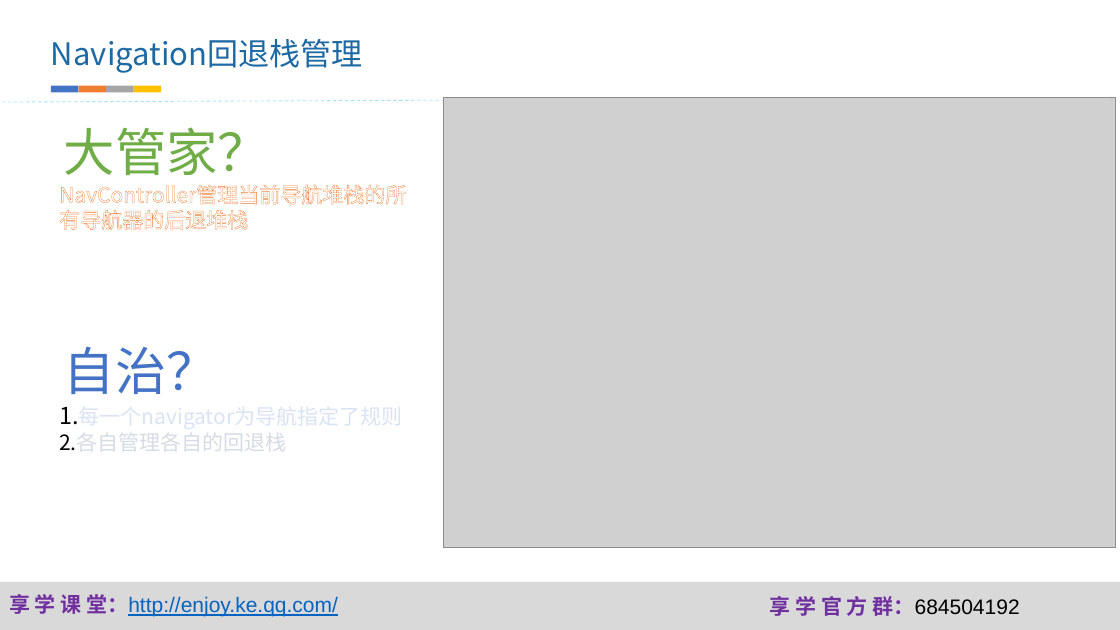
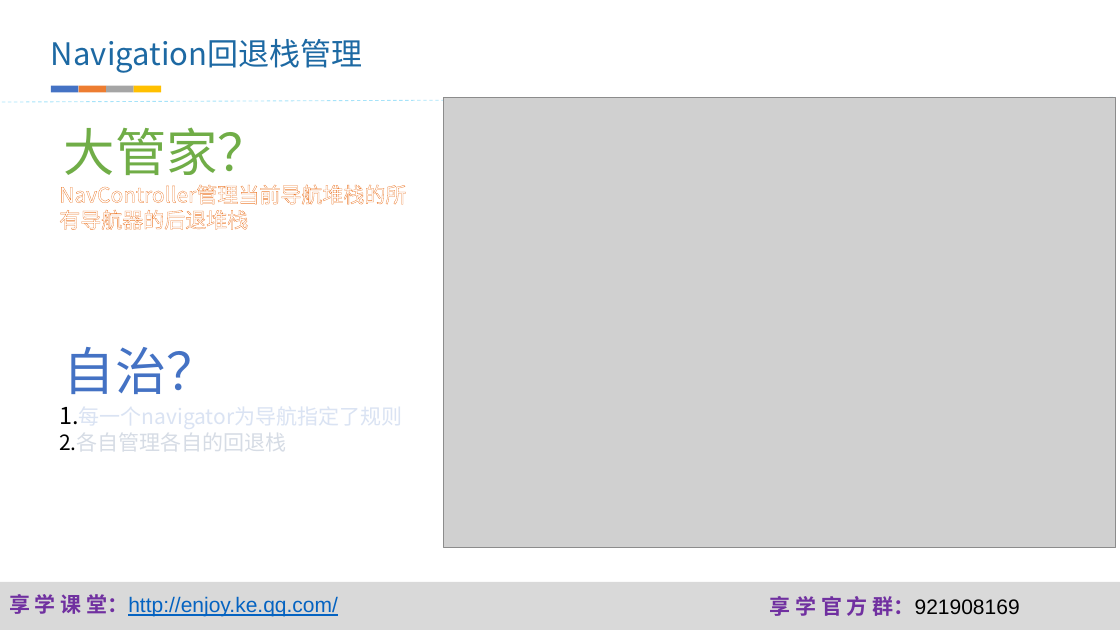
Before and after one commit to fanzhangvip/xiangxue, a slide deck: slide 27 of doc/ppt/navigation实战.pptx (slide 25 before the commit). Drawn at 1120x630 pixels with LibreOffice and Linux fonts; fonts in the diff are those of the drawing; grey boxes stand for pictures; background and template pictures are left out. Boxes give left, top, right and bottom in pixels: in the first picture for what was removed or moved away, otherwise in the second. Text is boxed around its words. In the diff, an @@ line names an element or a change of style, - is before the commit and + after.

```diff
--- a/doc/ppt/navigation实战.pptx
+++ b/doc/ppt/navigation实战.pptx
@@ text at bbox=[770, 596, 1020, 616]: text changed @@
-享 学 官 方 群：684504192
+享 学 官 方 群：921908169
```
Also in this commit, not shown: 24 other slides changed, 3 slides added, 4 other files.
